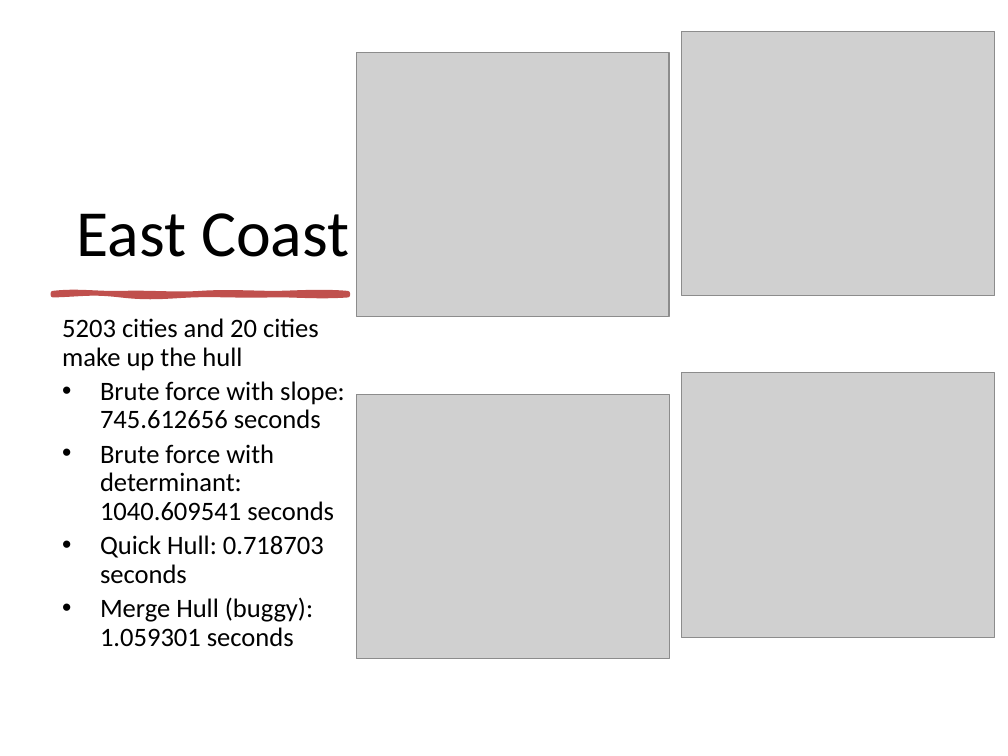
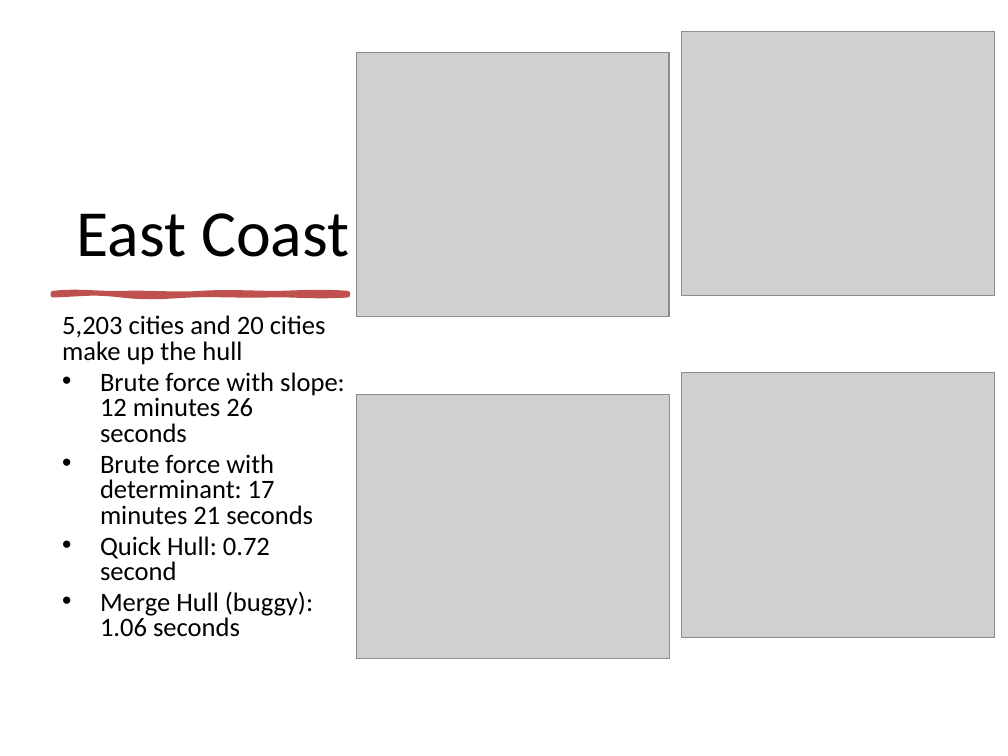
Before and after one commit to MakennaWorley/Convex-Hull-Python, a slide deck: slide 6 of convex_hull_presentation_refined.pptx. Drawn at 1008x756 pixels with LibreOffice and Linux fonts; fonts in the diff are those of the drawing; grey boxes stand for pictures. Boxes give left, top, right and bottom in pixels: in the first picture for what was removed or moved away, otherwise in the second. Text is boxed around its words. In the diff, an @@ line names an element or a change of style, - is before the commit and + after.

```diff
--- a/convex_hull_presentation_refined.pptx
+++ b/convex_hull_presentation_refined.pptx
@@ text at bbox=[62, 315, 345, 637]: text changed @@
-5203 cities and 20 cities make up the hull
-• Brute force with slope: 745.612656 seconds
-• Brute force with determinant: 1040.609541 seconds
-• Quick Hull: 0.718703 seconds
-• Merge Hull (buggy): 1.059301 seconds
+5,203 cities and 20 cities make up the hull
+• Brute force with slope: 12 minutes 26 seconds
+• Brute force with determinant: 17 minutes 21 seconds
+• Quick Hull: 0.72 second
+• Merge Hull (buggy): 1.06 seconds
```
Also in this commit, not shown: 1 other slide changed.
